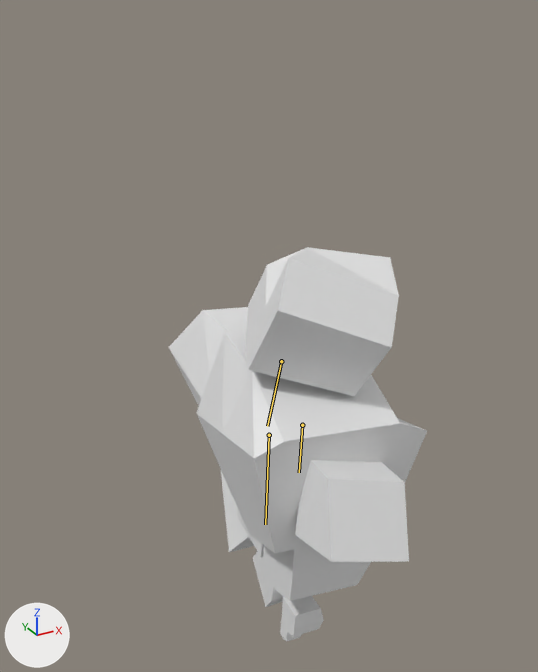
Renders of the Blender file Elderland/Assets/Models/Blender/Enemy/Heavy Enemy/HeavyEnemy.blend from each side of a commit.
Both versions are drawn from a 50 mm camera at (-6.23, -10.03, 7.07) aimed at (0.05, 1.39, 1.36). Every picture has the same lights, and +X, +Y and +Z are marked at lower left. Both versions are drawn at frame 70 of the action 'Left Attack'; the numbers are the values there. The bones that change are drawn over the model as lines.
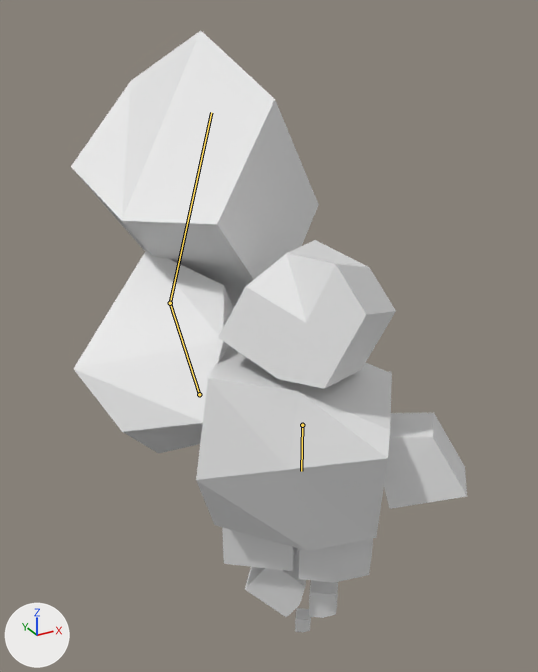
Location of each change, (x1, y1, x2, y2) in pixels of the pictures (538 x 672 px):
'Cube.003', posed: before (221, 471, 254, 552); after (71, 31, 319, 308)
'Chest', posed (15% narrower, 7% shorter): before (197, 331, 427, 553); after (196, 345, 392, 551)
'Cube.002', posed: before (169, 307, 248, 406); after (74, 250, 233, 453)
'Cube.001', posed (15% wider): before (245, 247, 399, 396); after (218, 240, 396, 389)
'Cube.006', posed: before (295, 460, 409, 562); after (384, 413, 467, 509)
'Cube.004', posed: before (263, 546, 371, 601); after (299, 538, 373, 583)
'Cube.005', posed: before (238, 509, 264, 557); after (222, 527, 297, 571)
'Cube.012', posed: before (253, 552, 284, 607); after (245, 548, 306, 617)
'Cube.007', posed (32% narrower, 7% shorter): before (281, 596, 324, 637); after (309, 580, 338, 618)
'Cube.009', posed: before (280, 623, 302, 642); after (295, 608, 311, 632)
bone 'Chest', root to tip: before (302, 425) to (299, 472); after (302, 425) to (301, 471)
bone 'Left Arm Upper', root to tip: before (281, 361) to (267, 426); after (199, 394) to (170, 303)
bone 'Left Arm Lower', root to tip: before (269, 435) to (265, 524); after (170, 303) to (211, 112)

Diff of the bpy script that builds the scene:
```diff
--- a/Elderland/Assets/Models/Blender/Enemy/Heavy Enemy/HeavyEnemy.blend.py
+++ b/Elderland/Assets/Models/Blender/Enemy/Heavy Enemy/HeavyEnemy.blend.py
@@ bone_chest @@
 bone_chest = bpy.data.objects['Armature'].pose.bones['Chest']
-bone_chest.rotation_quaternion = (0.996, -0.011, 0.065, 0.03)  # degrees (-1, 7, 3)
+bone_chest.rotation_quaternion = (0.899, 0.0, -0.437, 0.0)  # degrees (0, -52, 0)
@@ bone_left_arm_upper @@
 bone_left_arm_upper = bpy.data.objects['Armature'].pose.bones['Left Arm Upper']  # child of 'Chest'
-bone_left_arm_upper.location = (0.32, -0.04, -0.06)
-bone_left_arm_upper.rotation_quaternion = (0.995, -0.109, -0.006, -0.005)  # degrees (-13, -1, -1)
+bone_left_arm_upper.location = (0.0, 0.0, 0.0)
+bone_left_arm_upper.rotation_quaternion = (0.337, 0.0, -0.44, -0.832)  # degrees (50, -17, -144)
@@ bone_left_arm_lower @@
 bone_left_arm_lower = bpy.data.objects['Armature'].pose.bones['Left Arm Lower']  # child of 'Left Arm Upper'
-bone_left_arm_lower.location = (0.05, 0.23, 0.02)
-bone_left_arm_lower.scale = (1.0, 1.0, 1.0)
+bone_left_arm_lower.location = (0.0, 0.0, 0.0)
+bone_left_arm_lower.scale = (2.04, 2.04, 2.04)
```
